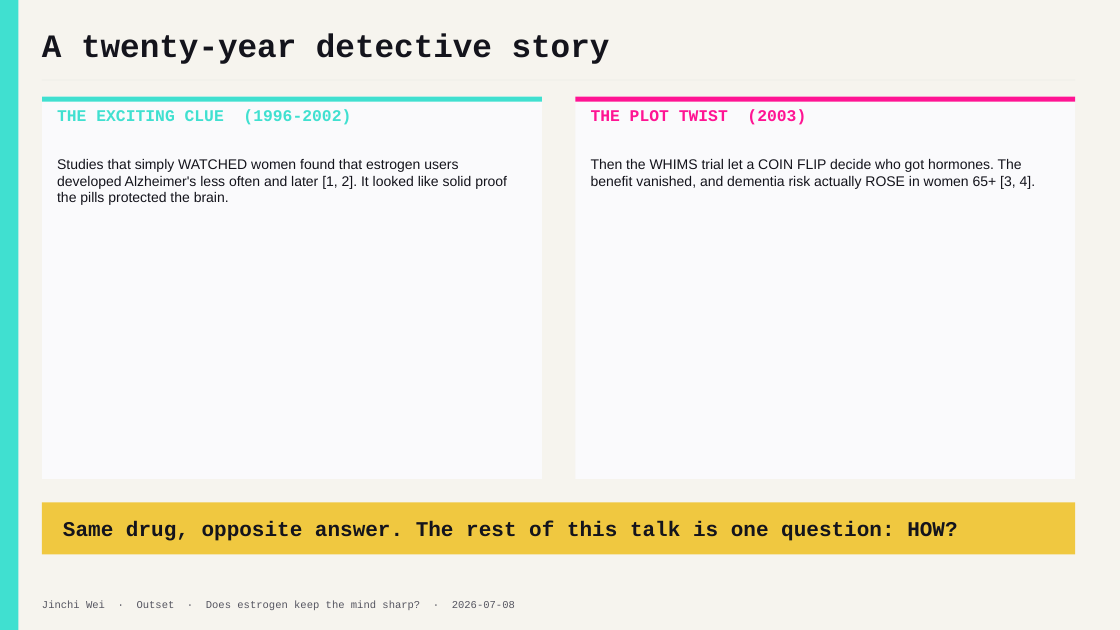
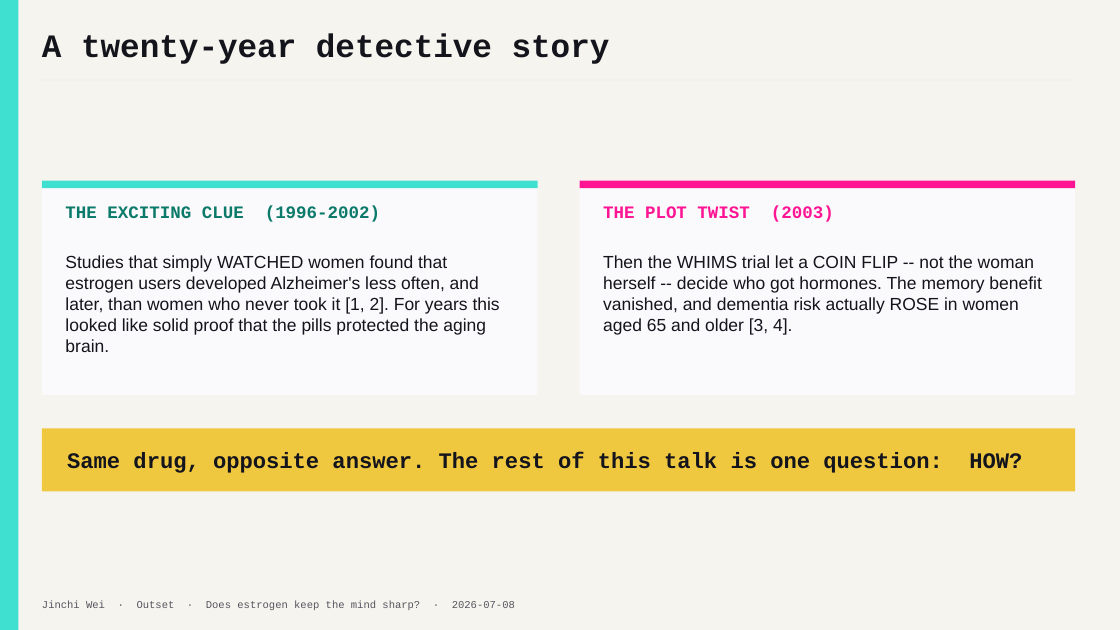
Before and after one commit to jinchiwei/outset-ai-healthcare, a slide deck: slide 3 of solutions/g6_estrogen/slides/g6_estrogen.pptx. Drawn at 1120x630 pixels with LibreOffice and Linux fonts; fonts in the diff are those of the drawing. Boxes give left, top, right and bottom in pixels: in the first picture for what was removed or moved away, otherwise in the second. Text is boxed around its words. In the diff, an @@ line names an element or a change of style, - is before the commit and + after.

```diff
--- a/solutions/g6_estrogen/slides/g6_estrogen.pptx
+++ b/solutions/g6_estrogen/slides/g6_estrogen.pptx
@@ rectangle: place and size @@
-rectangle at [42, 97, 542, 479]
+rectangle at [42, 181, 538, 395]
@@ rectangle: place and size @@
-rectangle at [42, 97, 542, 102]
+rectangle at [42, 181, 538, 188]
@@ text "THE EXCITING CLUE (1996-2002)": place and size @@
-text "THE EXCITING CLUE (1996-2002)" at [57, 109, 351, 125]
+text "THE EXCITING CLUE (1996-2002)" at [65, 206, 380, 222]
@@ text "THE EXCITING CLUE (1996-2002)" at [65, 206, 380, 222]: size 14 to 15 pt, text colour #40E0D0 to #0C7A6A @@
@@ rectangle: place and size @@
-rectangle at [576, 97, 1075, 479]
+rectangle at [580, 181, 1075, 395]
@@ rectangle: place and size @@
-rectangle at [576, 97, 1075, 102]
+rectangle at [580, 181, 1075, 188]
@@ text "THE PLOT TWIST (2003)": place and size @@
-text "THE PLOT TWIST (2003)" at [591, 109, 806, 125]
+text "THE PLOT TWIST (2003)" at [603, 206, 834, 222]
@@ text "THE PLOT TWIST (2003)" at [603, 206, 834, 222]: size 14 to 15 pt @@
@@ text at [65, 255, 500, 352]: text changed; size 12 to 15 pt @@
-Studies that simply WATCHED women found that estrogen users developed Alzheimer's less often and later [1, 2]. It looked like solid proof the pills protected the brain.
+Studies that simply WATCHED women found that estrogen users developed Alzheimer's less often, and later, than women who never took it [1, 2]. For years this looked like solid proof that the pills protected the aging brain.
@@ text at [603, 255, 1041, 335]: text changed; size 12 to 15 pt @@
-Then the WHIMS trial let a COIN FLIP decide who got hormones. The benefit vanished, and dementia risk actually ROSE in women 65+ [3, 4].
+Then the WHIMS trial let a COIN FLIP -- not the woman herself -- decide who got hormones. The memory benefit vanished, and dementia risk actually ROSE in women aged 65 and older [3, 4].
@@ rectangle: place and size @@
-rectangle at [42, 502, 1075, 555]
+rectangle at [42, 429, 1075, 492]
@@ text "Same drug, opposite answer. The ...": place and size @@
-text "Same drug, opposite answer. The ..." at [63, 521, 957, 541]
+text "Same drug, opposite answer. The ..." at [67, 452, 1022, 473]
@@ text "Same drug, opposite answer. The ..." at [67, 452, 1022, 473]: size 18 to 19 pt @@
```
Also in this commit, not shown: 6 other slides changed, 3 other files.
